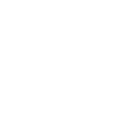
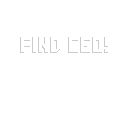
Layer changes from the first 128 x 128 image to the second:
added layer "Layer 2" above "Layer 1" over (20, 37, 108, 53)
